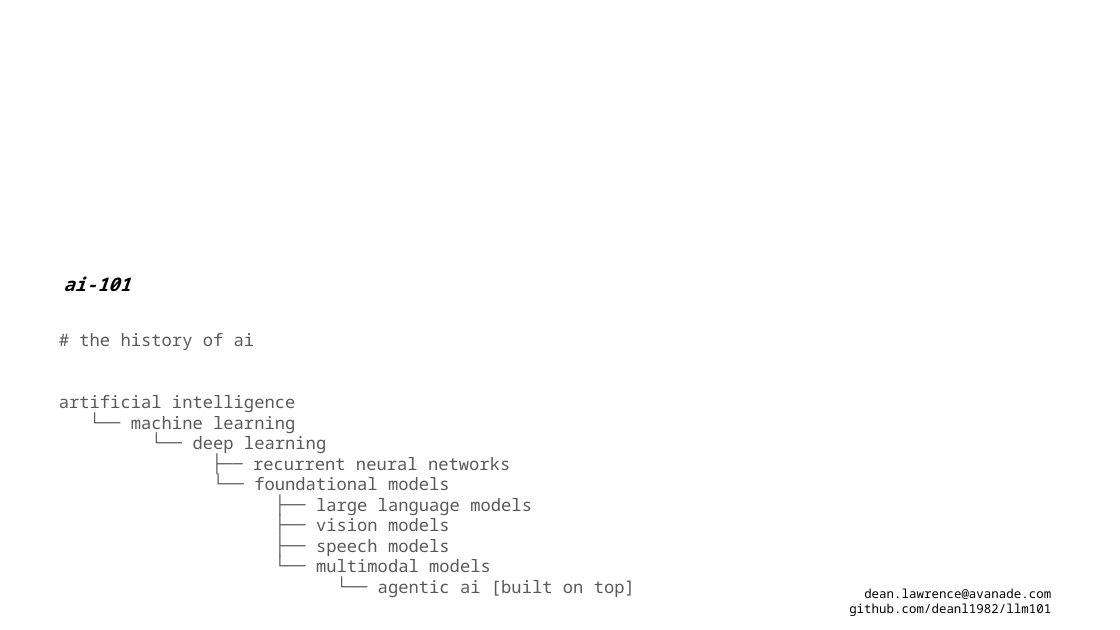
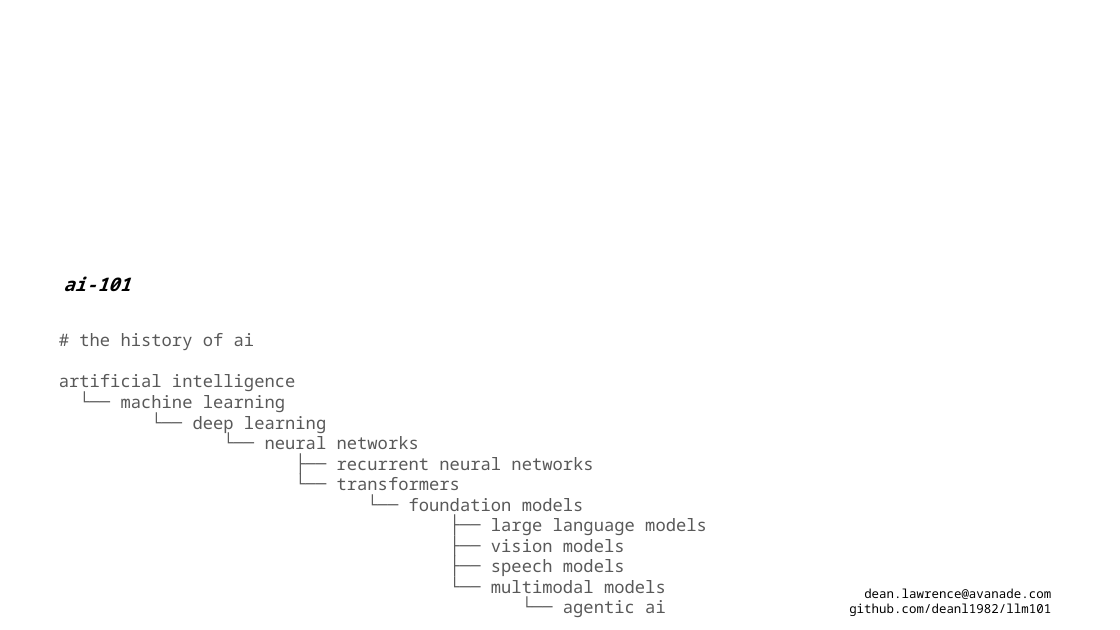
Before and after one commit to deanl1982/llm101, a slide deck: slide 2 of llm101.pptx. Drawn at 1120x630 pixels with LibreOffice and Linux fonts; fonts in the diff are those of the drawing. Boxes give left, top, right and bottom in pixels: in the first picture for what was removed or moved away, otherwise in the second. Text is boxed around its words. In the diff, an @@ line names an element or a change of style, - is before the commit and + after.

```diff
--- a/llm101.pptx
+++ b/llm101.pptx
@@ text at [265, 436, 419, 454]: paragraph added @@
+└── neural networks
@@ text at [337, 477, 584, 516]: text changed @@
-└── foundational models
+└── transformers
+└── foundation models
@@ text at [337, 457, 593, 470]: indent changed @@
@@ text at [378, 580, 635, 597]: text changed @@
-└── agentic ai [built on top]
+└── agentic ai
```
Also in this commit, not shown: 6 other slides changed, 1 slide added.
